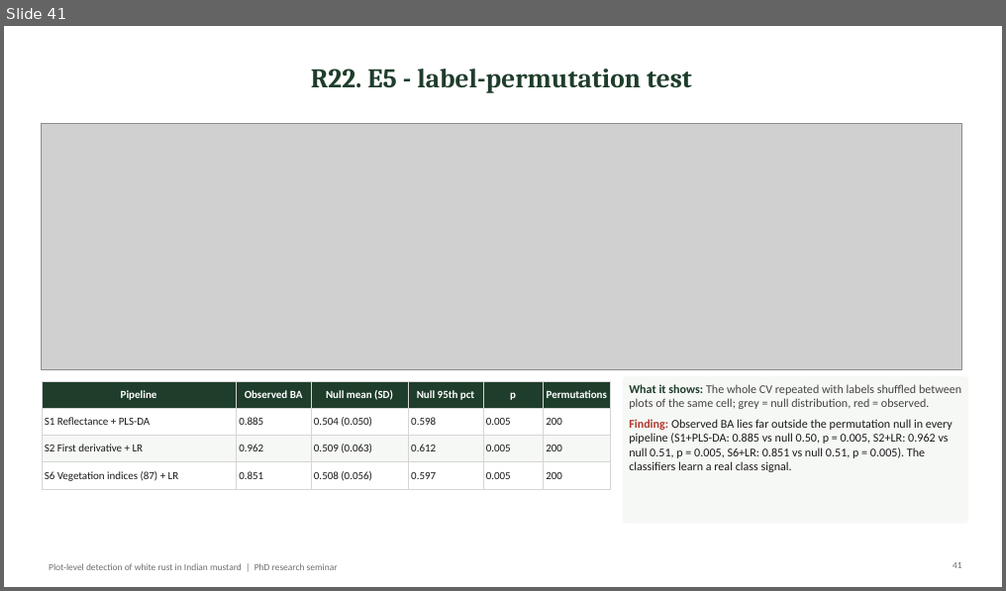
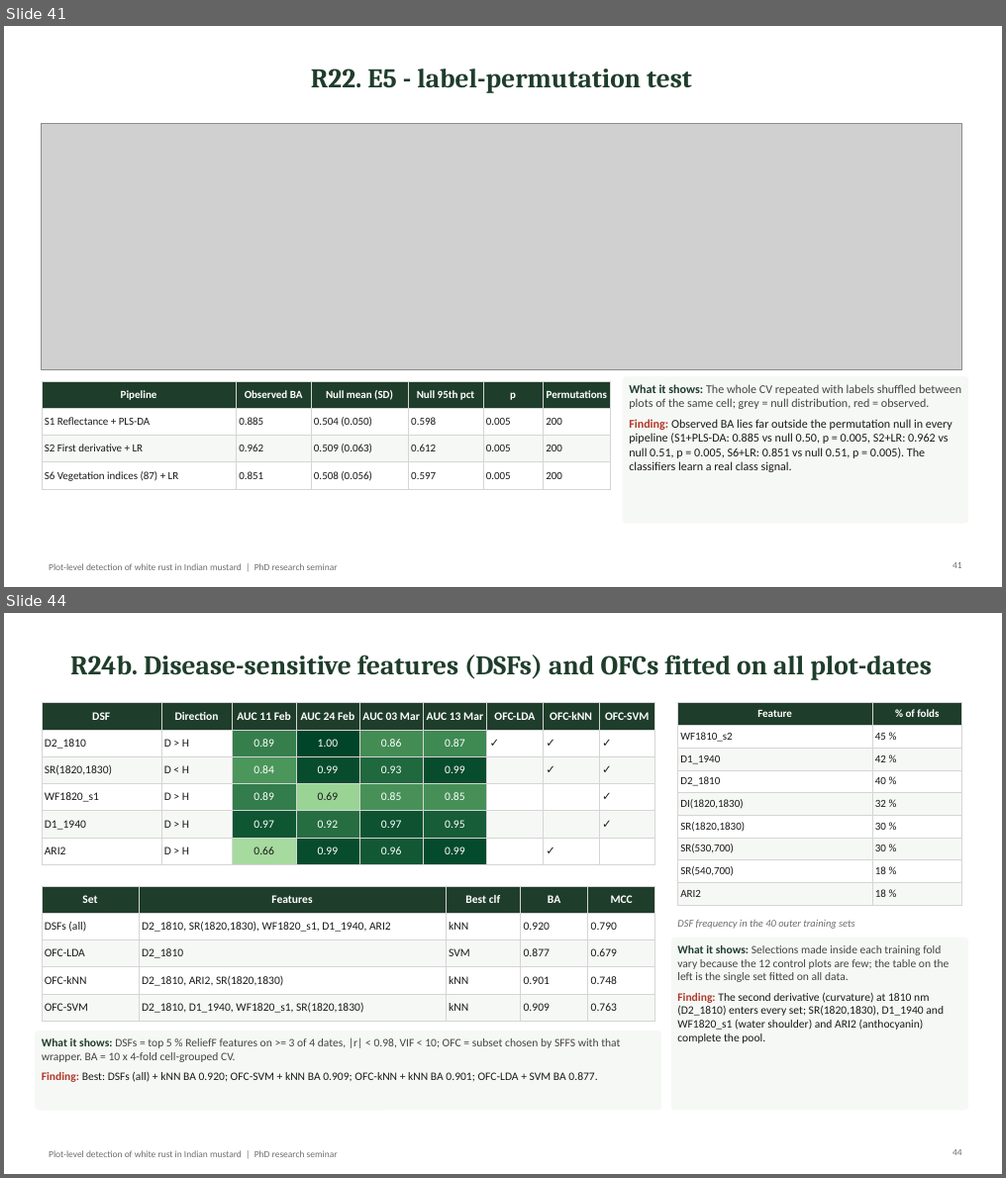
Before and after one commit to animesh809359-afk/sonu, a slide deck: white_rust_plot_analysis/outputs/WhiteRust_Mustard_PlotLevel_PhD_Seminar.pptx. Shown one above the other, each under a label of ours: slide 41 before the commit, slides 41 and 44 after it; the slides between them are not shown. The pictures are 1006x591 and 1006x1178 pixels, drawn with LibreOffice and Linux fonts; fonts in the diff are those of the drawing; grey boxes stand for pictures. Boxes give left, top, right and bottom in pixels: in the first picture for what was removed or moved away, otherwise in the second. Text is boxed around its words. In the diff, an @@ line names an element or a change of style, - is before the commit and + after.

```diff
--- a/white_rust_plot_analysis/outputs/WhiteRust_Mustard_PlotLevel_PhD_Seminar.pptx
+++ b/white_rust_plot_analysis/outputs/WhiteRust_Mustard_PlotLevel_PhD_Seminar.pptx
@@ slide 44 added at (4,613,1002,1174), background #FFFFFF; not listed: 1 template element that a slide beside it also shows @@
@@ title added at (70,655,932,680), 26 pt, text #1F3D2B, bold @@
+R24b. Disease-sensitive features (DSFs) and OFCs fitted on all plot-dates
@@ table added at (42,703,655,859), 6 rows, 9 columns @@
+DSF | Direction | AUC 11 Feb | AUC 24 Feb | AUC 03 Mar | AUC 13 Mar | OFC-LDA | OFC-kNN | OFC-SVM
+D2_1810 | D > H | 0.89 | 1.00 | 0.86 | 0.87 | ✓ | ✓ | ✓
+SR(1820,1830) | D < H | 0.84 | 0.99 | 0.93 | 0.99 |  | ✓ | ✓
+WF1820_s1 | D > H | 0.89 | 0.69 | 0.85 | 0.85 |  |  | ✓
+D1_1940 | D > H | 0.97 | 0.92 | 0.97 | 0.95 |  |  | ✓
+ARI2 | D > H | 0.66 | 0.99 | 0.96 | 0.99 |  | ✓ | 
@@ table added at (678,703,962,901), 9 rows, 2 columns @@
+Feature | % of folds
+WF1810_s2 | 45 %
+D1_1940 | 42 %
+D2_1810 | 40 %
+DI(1820,1830) | 32 %
+SR(1820,1830) | 30 %
+SR(530,700) | 30 %
+SR(540,700) | 18 %
+ARI2 | 18 %
@@ table added at (42,886,655,1017), 5 rows, 5 columns @@
+Set | Features | Best clf | BA | MCC
+DSFs (all) | D2_1810, SR(1820,1830), WF1820_s1, D1_1940, ARI2 | kNN | 0.920 | 0.790
+OFC-LDA | D2_1810 | SVM | 0.877 | 0.679
+OFC-kNN | D2_1810, ARI2, SR(1820,1830) | kNN | 0.901 | 0.748
+OFC-SVM | D2_1810, D1_1940, WF1820_s1, SR(1820,1830) | kNN | 0.909 | 0.763
@@ rounded rectangle added at (672,938,968,1110), fill #F6F8F5, outline #F6F8F5 1 pt @@
@@ text added at (677,920,855,929), 10 pt, text #6E6E6E, italic @@
+DSF frequency in the 40 outer training sets
@@ text added at (677,946,949,1044), 11 pt, text #1A1A1A @@
+What it shows: Selections made inside each training fold vary because the 12 control plots are few; the table on the left is the single set fitted on all data.
+Finding: The second derivative (curvature) at 1810 nm (D2_1810) enters every set; SR(1820,1830), D1_1940 and WF1820_s1 (water shoulder) and ARI2 (anthocyanin) complete the pool.
@@ rounded rectangle added at (36,1032,661,1110), fill #F6F8F5, outline #F6F8F5 1 pt @@
@@ text added at (42,1038,620,1082), 11 pt, text #444444 @@
+What it shows: DSFs = top 5 % ReliefF features on >= 3 of 4 dates, |r| < 0.98, VIF < 10; OFC = subset chosen by SFFS with that wrapper. BA = 10 x 4-fold cell-grouped CV.
+Finding: Best: DSFs (all) + kNN BA 0.920; OFC-SVM + kNN BA 0.909; OFC-kNN + kNN BA 0.901; OFC-LDA + SVM BA 0.877.
@@ page number added at (952,1150,962,1156), 9 pt, text #6E6E6E @@
+44
```
Also in this commit, not shown: 4 slides changed, 9 other files.
